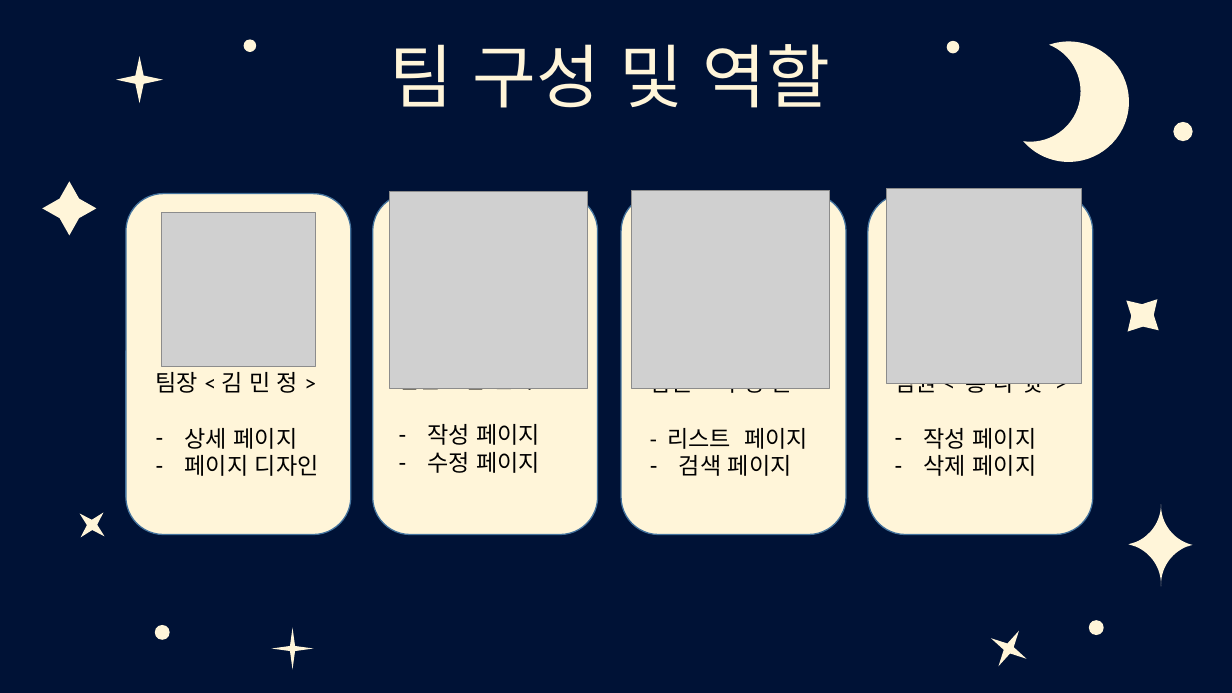
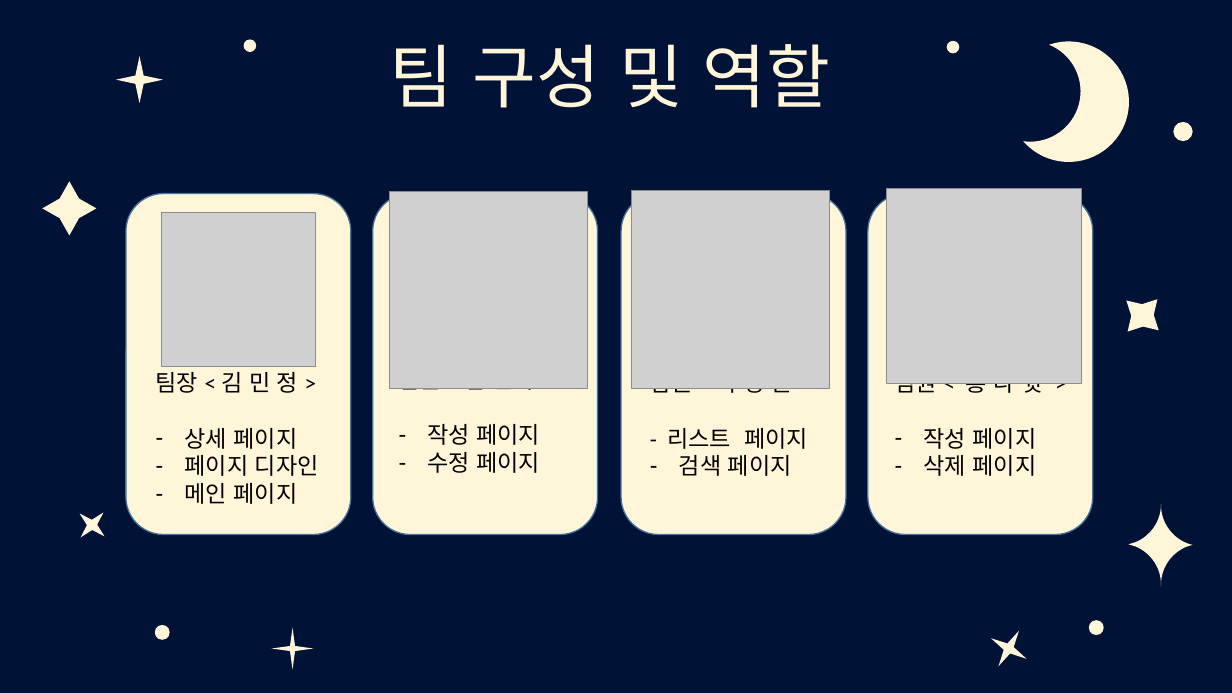
Before and after one commit to 0817php-404NFT/todolist, a slide deck: slide 4 of doc/꿀잠_todolist_ppt.pptx. Drawn at 1232x693 pixels with LibreOffice and Linux fonts; fonts in the diff are those of the drawing; grey boxes stand for pictures; background and template pictures are left out. Boxes give left, top, right and bottom in pixels: in the first picture for what was removed or moved away, otherwise in the second. Text is boxed around its words. In the diff, an @@ line names an element or a change of style, - is before the commit and + after.

Commit message:
ppt

```diff
--- a/doc/꿀잠_todolist_ppt.pptx
+++ b/doc/꿀잠_todolist_ppt.pptx
@@ text at [185,483,298,504]: paragraph added @@
+– 메인 페이지
```
